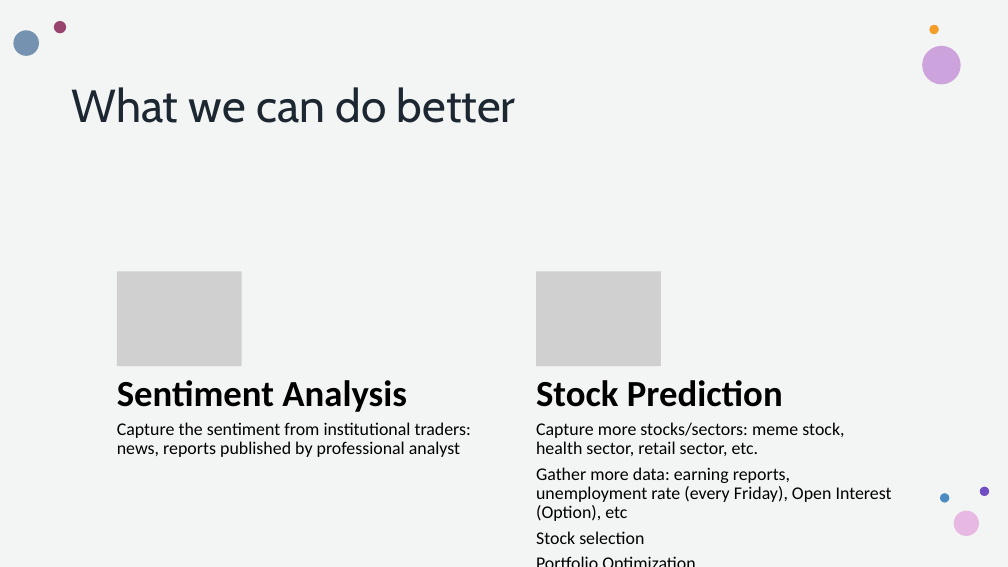
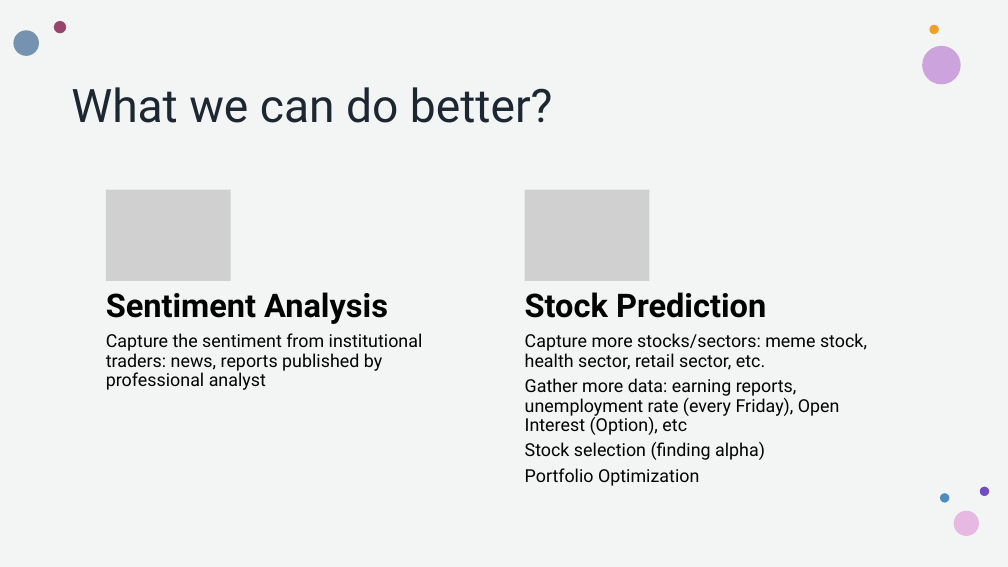
Before and after one commit to howie-zeng/Analyzing-Retail-Sentiment-and-Detecting-Trading-Signals, a slide deck: slide 14 of Presentation.pptx (slide 13 before the commit). Drawn at 1008x567 pixels with LibreOffice and Linux fonts; fonts in the diff are those of the drawing; grey boxes stand for pictures. Boxes give left, top, right and bottom in pixels: in the first picture for what was removed or moved away, otherwise in the second. Text is boxed around its words. In the diff, an @@ line names an element or a change of style, - is before the commit and + after.

```diff
--- a/Presentation.pptx
+++ b/Presentation.pptx
@@ title at [71, 87, 553, 123]: text changed; font Cabin to Roboto @@
-What we can do better
+What we can do better?
@@ picture: place and size @@
-picture at [117, 271, 242, 366]
+picture at [106, 190, 231, 281]
@@ picture: place and size @@
-picture at [536, 271, 661, 366]
+picture at [525, 190, 650, 281]
@@ text "Sentiment Analysis" at [106, 292, 388, 324]: size 35 to 31 pt, font Calibri to Roboto; less space between paragraphs @@
@@ text "Stock Prediction" at [525, 292, 766, 318]: size 35 to 31 pt, font Calibri to Roboto; less space between paragraphs @@
@@ text "Capture the sentiment from institutional ..." at [106, 333, 423, 390]: font Calibri to Roboto @@
@@ 4 texts: place and size @@
-4 texts at [117, 380, 892, 544]
+4 texts at [106, 292, 867, 486]
@@ text at [525, 333, 867, 486]: font Calibri to Roboto in "Capture more stocks/sectors: meme stock, health sector, ...", "Gather more data: earning reports, unemployment rate ...", "Portfolio Optimization" @@
@@ text at [525, 442, 765, 460]: text changed; font Calibri to Roboto @@
-Stock selection
+Stock selection (finding alpha)
```
Also in this commit, not shown: 12 other slides changed, 1 slide added.
